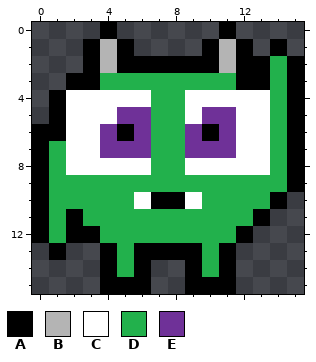
Pixel-art sprite: bonjwa/schagges.png. The picture above is the old version.
The file is 16x16 pixels.
Palette (. is transparent): A #000000  B #b4b4b4  C #ffffff  D #22b14c  E #6f3198
Pixels before, first column x 0:
 0 ....A......A....
 1 ...ABA....ABA.A.
 2 ...ABAAAAAABAADA
 3 ..AADDDDDDDDAADA
 4 .ACCCCCDDCCCCCDA
 5 .ACCCEEDDCEECCDA
 6 AACCEAEDDEAECCDA
 7 ADCCEEEDDEEECCDA
 8 ADCCCCCDDCCCCCDA
 9 ADDDDDDDDDDDDDDA
10 ADDDDDCAACDDDDA.
11 ADADDDDDDDDDDA..
12 ADAADDDDDDDDA...
13 .A..ADAAAADA....
14 ....ADA..ADA....
15 ....AAA..AAA....
After the commit:
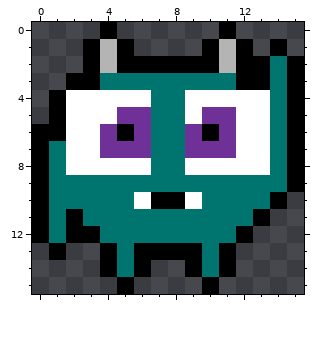
Author's note on the commit: schagges.png in neuer Farbe eingefärbt
Changes in this commit:
colour D: #22b14c -> #00756f
y 15: x 4 A -> .; x 6 A -> .; x 9 A -> .; x 11 A -> .
Boxes around the changes in both pictures, in picture pixels (x1, y1, x2, y2):
changed: (49, 56, 287, 294)
